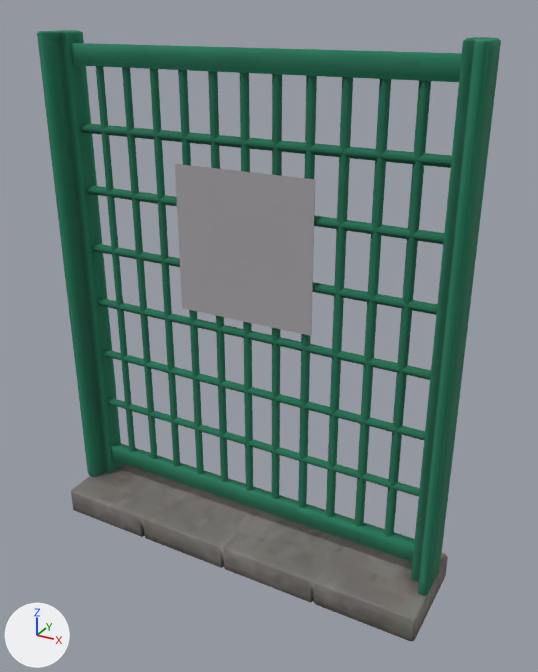
A saved change to the glTF model app/static/room/models/f13647.glb.
The view is the same before and after, from a camera (50 mm lens) standing at (16.4, -27.4, 25.9) and looking at (1.1, 0.4, 12.0). Every picture has the same lights, and +X, +Y and +Z are marked at lower left. The picture after the commit comes second. Where no turn or scale is listed for an object, it has been applied to the vertices. Vertices at exactly the same position are counted once.
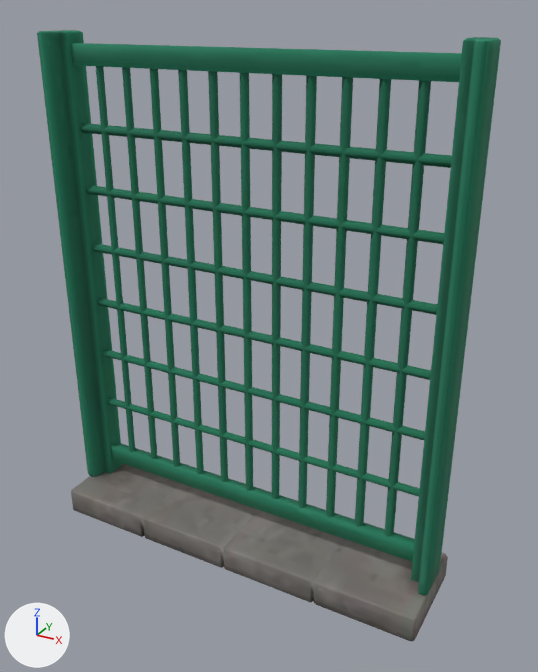
Location of each change, [x1, y1, x2, y2] in pixels of the pictures (538 x 672 px):
part 1 of me_mesh_0, deleted
    before: [175, 164, 315, 336]
part 2 of me_mesh_0, deleted
    before: [180, 164, 315, 331]

Patch to the scene script:
```diff
--- a/app/static/room/models/f13647.glb.py
+++ b/app/static/room/models/f13647.glb.py
@@ me_mesh_0 @@
 # used by ob_mesh_0; location = (-10.0, 2.5, 0.0)
-me_mesh_0.from_pydata(...)  # 308 vertices, 428 faces; spans x 0.0..20.0, y -5.0..0.0, z 0.0..25.0
+me_mesh_0.from_pydata(...)  # 300 vertices, 424 faces; spans x 0.0..20.0, y -5.0..0.0, z 0.0..25.0
+# me_mesh_0 part 1: the loose piece of 4 vertices spanning x 6.5..13.5, y -2.5, z 12.7..19.6 is deleted
+# me_mesh_0 part 2: the loose piece of 4 vertices spanning x 6.5..13.5, y -2.5, z 12.7..19.6 is deleted
 me_mesh_0.materials.append(mat_mrebody)
-me_mesh_0.materials.append(mat_mrefabric)
```
